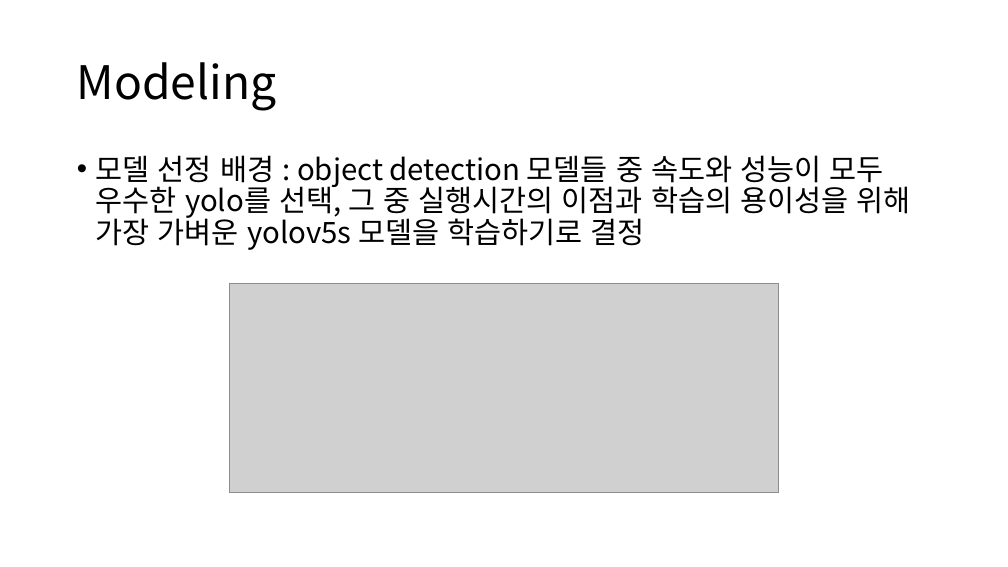
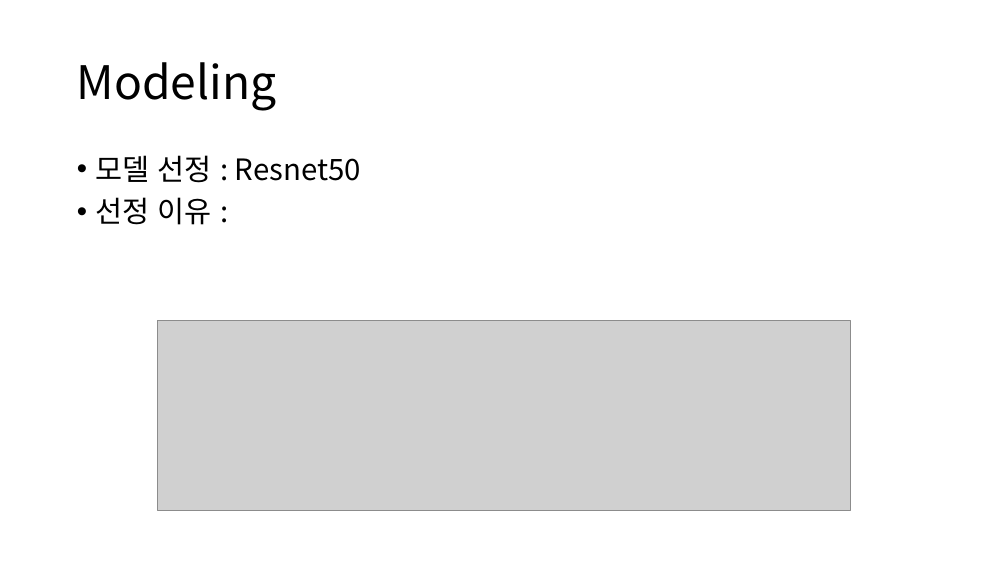
Before and after one commit to Playdata-G-DA35/DA35-final-team2-Item_Classification_RPA, a slide deck: slide 2 of documents/의류 카테고리 분류 모델 결과 보고서.pptx. Drawn at 1008x567 pixels with LibreOffice and Linux fonts; fonts in the diff are those of the drawing; grey boxes stand for pictures. Boxes give left, top, right and bottom in pixels: in the first picture for what was removed or moved away, otherwise in the second. Text is boxed around its words. In the diff, an @@ line names an element or a change of style, - is before the commit and + after.

```diff
--- a/documents/의류 카테고리 분류 모델 결과 보고서.pptx
+++ b/documents/의류 카테고리 분류 모델 결과 보고서.pptx
@@ text at box(96, 155, 361, 225): text changed @@
-• 모델 선정 배경 : object detection 모델들 중 속도와 성능이 모두 우수한 yolo를 선택, 그 중 실행시간의 이점과 학습의 용이성을 위해 가장 가벼운 yolov5s 모델을 학습하기로 결정
+• 모델 선정 : Resnet50
+• 선정 이유 :
@@ picture: place and size @@
-picture at box(229, 284, 779, 493)
+picture at box(158, 320, 851, 510)
```
Also in this commit, not shown: 1 other slide changed, 16 slides added, 46 other files.
